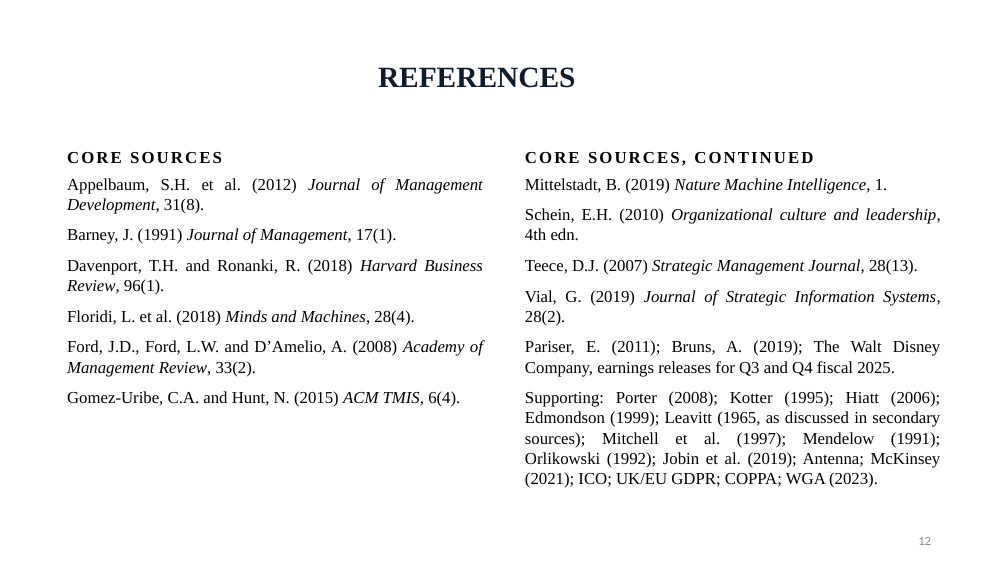
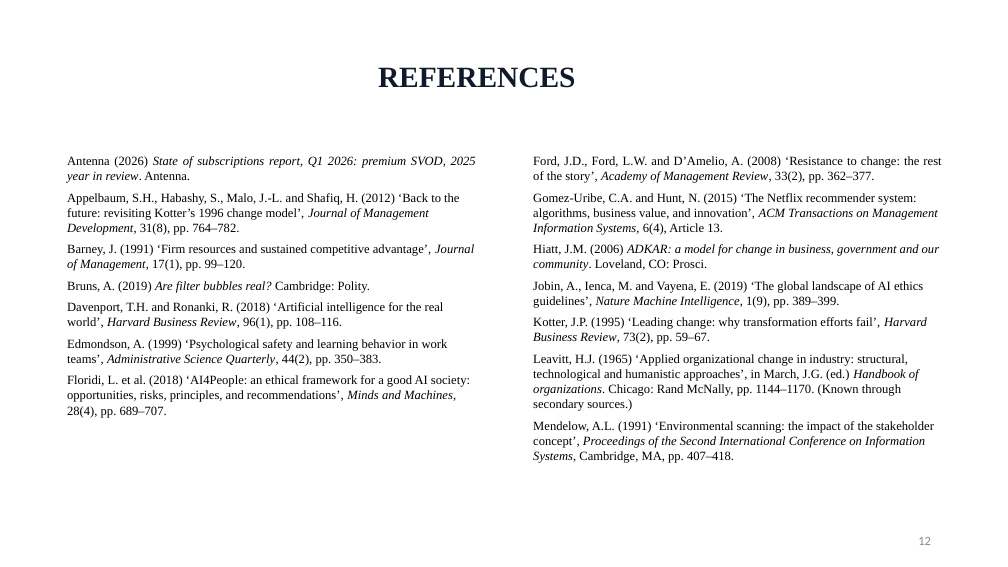
Before and after one commit to karanrg22-svg/skill, a slide deck: slide 12 of output/A_Corporate_Editorial_edited.pptx. Drawn at 1008x567 pixels with LibreOffice and Linux fonts; fonts in the diff are those of the drawing. Boxes give left, top, right and bottom in pixels: in the first picture for what was removed or moved away, otherwise in the second. Text is boxed around its words. In the diff, an @@ line names an element or a change of style, - is before the commit and + after.

```diff
--- a/output/A_Corporate_Editorial_edited.pptx
+++ b/output/A_Corporate_Editorial_edited.pptx
@@ text at <box>67,156,476,418</box>: text changed; size 16 to 12 pt @@
-Appelbaum, S.H. et al. (2012) Journal of Management Development, 31(8).
-Barney, J. (1991) Journal of Management, 17(1).
-Davenport, T.H. and Ronanki, R. (2018) Harvard Business Review, 96(1).
-Floridi, L. et al. (2018) Minds and Machines, 28(4).
-Ford, J.D., Ford, L.W. and D’Amelio, A. (2008) Academy of Management Review, 33(2).
-Gomez-Uribe, C.A. and Hunt, N. (2015) ACM TMIS, 6(4).
+Antenna (2026) State of subscriptions report, Q1 2026: premium SVOD, 2025 year in review. Antenna.
+Appelbaum, S.H., Habashy, S., Malo, J.-L. and Shafiq, H. (2012) ‘Back to the future: revisiting Kotter’s 1996 change model’, Journal of Management Development, 31(8), pp. 764–782.
+Barney, J. (1991) ‘Firm resources and sustained competitive advantage’, Journal of Management, 17(1), pp. 99–120.
+Bruns, A. (2019) Are filter bubbles real? Cambridge: Polity.
+Davenport, T.H. and Ronanki, R. (2018) ‘Artificial intelligence for the real world’, Harvard Business Review, 96(1), pp. 108–116.
+Edmondson, A. (1999) ‘Psychological safety and learning behavior in work teams’, Administrative Science Quarterly, 44(2), pp. 350–383.
+Floridi, L. et al. (2018) ‘AI4People: an ethical framework for a good AI society: opportunities, risks, principles, and recommendations’, Minds and Machines, 28(4), pp. 689–707.
@@ text removed at <box>67,152,222,163</box> @@
-CORE SOURCES
@@ text removed at <box>525,152,813,166</box> @@
-CORE SOURCES, CONTINUED
@@ text at <box>533,156,941,463</box>: text changed; size 16 to 12 pt @@
-Mittelstadt, B. (2019) Nature Machine Intelligence, 1.
-Schein, E.H. (2010) Organizational culture and leadership, 4th edn.
-Teece, D.J. (2007) Strategic Management Journal, 28(13).
-Vial, G. (2019) Journal of Strategic Information Systems, 28(2).
-Pariser, E. (2011); Bruns, A. (2019); The Walt Disney Company, earnings releases for Q3 and Q4 fiscal 2025.
-Supporting: Porter (2008); Kotter (1995); Hiatt (2006); Edmondson (1999); Leavitt (1965, as discussed in secondary sources); Mitchell et al. (1997); Mendelow (1991); Orlikowski (1992); Jobin et al. (2019); Antenna; McKinsey (2021); ICO; UK/EU GDPR; COPPA; WGA (2023).
+Ford, J.D., Ford, L.W. and D’Amelio, A. (2008) ‘Resistance to change: the rest of the story’, Academy of Management Review, 33(2), pp. 362–377.
+Gomez-Uribe, C.A. and Hunt, N. (2015) ‘The Netflix recommender system: algorithms, business value, and innovation’, ACM Transactions on Management Information Systems, 6(4), Article 13.
+Hiatt, J.M. (2006) ADKAR: a model for change in business, government and our community. Loveland, CO: Prosci.
+Jobin, A., Ienca, M. and Vayena, E. (2019) ‘The global landscape of AI ethics guidelines’, Nature Machine Intelligence, 1(9), pp. 389–399.
+Kotter, J.P. (1995) ‘Leading change: why transformation efforts fail’, Harvard Business Review, 73(2), pp. 59–67.
+Leavitt, H.J. (1965) ‘Applied organizational change in industry: structural, technological and humanistic approaches’, in March, J.G. (ed.) Handbook of organizations. Chicago: Rand McNally, pp. 1144–1170. (Known through secondary sources.)
+Mendelow, A.L. (1991) ‘Environmental scanning: the impact of the stakeholder concept’, Proceedings of the Second International Conference on Information Systems, Cambridge, MA, pp. 407–418.
```
Also in this commit, not shown: 1 slide added, 5 other files.
